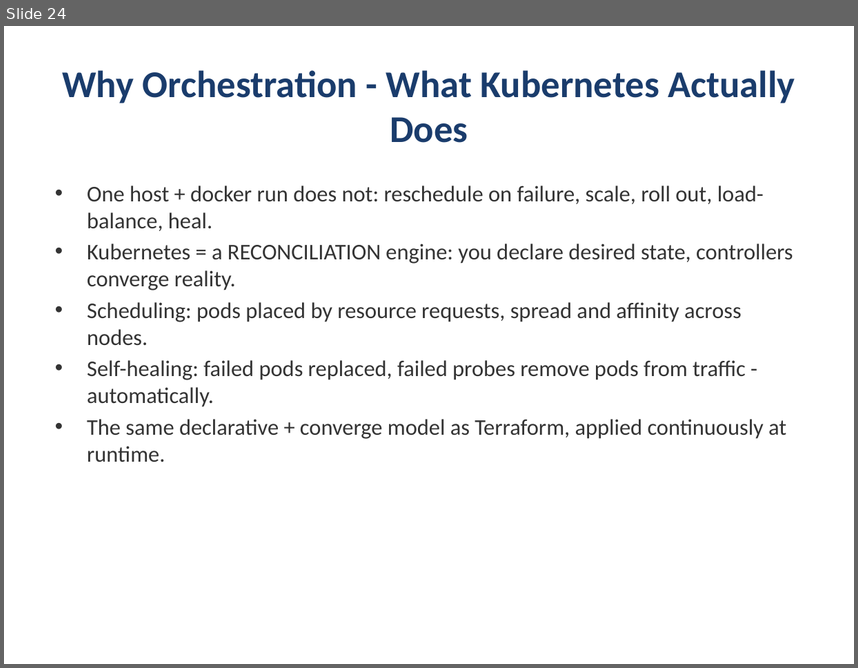
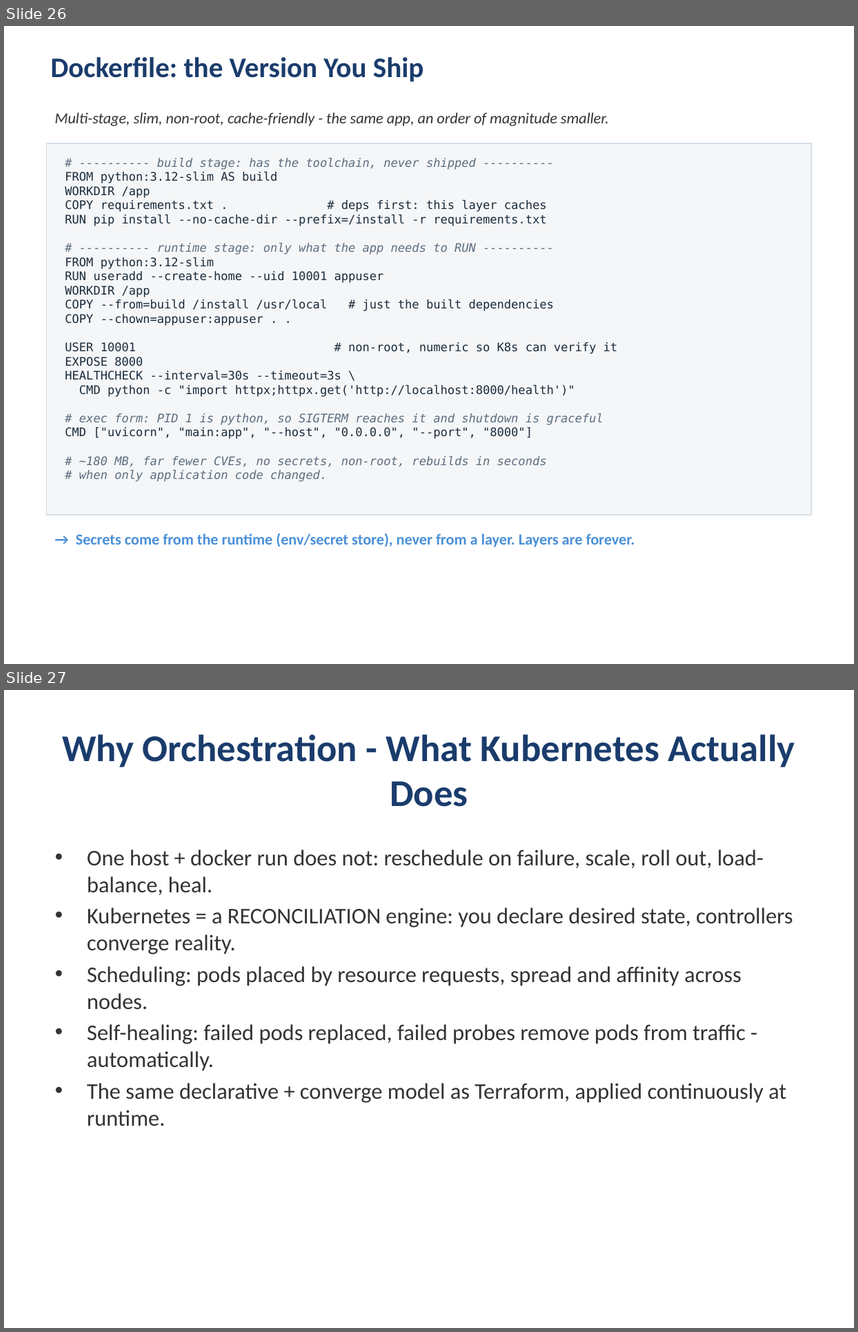
Before and after one commit to kumbulanit/devopsplaformngr, a slide deck: slides/DevOps-PlatformEngineering-Day2.pptx. Shown one above the other, each under a label of ours: slide 24 before the commit, slides 26 and 27 after it. The pictures are 858x668 and 858x1332 pixels, drawn with LibreOffice and Linux fonts; fonts in the diff are those of the drawing. Boxes give left, top, right and bottom in pixels: in the first picture for what was removed or moved away, otherwise in the second. Text is boxed around its words. In the diff, an @@ line names an element or a change of style, - is before the commit and + after.

```diff
--- a/slides/DevOps-PlatformEngineering-Day2.pptx
+++ b/slides/DevOps-PlatformEngineering-Day2.pptx
@@ slide 26 added at box(4, 26, 854, 664), background #FFFFFF @@
@@ text added at box(51, 57, 424, 82), 24 pt, text #1A3C6C, bold @@
+Dockerfile: the Version You Ship
@@ text added at box(55, 112, 609, 126), 13 pt, text #333333, italic @@
+Multi-stage, slim, non-root, cache-friendly - the same app, an order of magnitude smaller.
@@ rectangle added at box(47, 143, 811, 515), fill #F4F6F8, outline #D5DDE5 1 pt @@
@@ text added at box(65, 158, 618, 481), 10 pt, text #1B2B3A @@
+# ---------- build stage: has the toolchain, never shipped ----------
+FROM python:3.12-slim AS build
+WORKDIR /app
+COPY requirements.txt . # deps first: this layer caches
+RUN pip install --no-cache-dir --prefix=/install -r requirements.txt
+# ---------- runtime stage: only what the app needs to RUN ----------
+FROM python:3.12-slim
+RUN useradd --create-home --uid 10001 appuser
+WORKDIR /app
+COPY --from=build /install /usr/local # just the built dependencies
+COPY --chown=appuser:appuser . .
+USER 10001 # non-root, numeric so K8s can verify it
+EXPOSE 8000
+HEALTHCHECK --interval=30s --timeout=3s \
+CMD python -c "import httpx;httpx.get('http://localhost:8000/health')"
+# exec form: PID 1 is python, so SIGTERM reaches it and shutdown is graceful
+CMD ["uvicorn", "main:app", "--host", "0.0.0.0", "--port", "8000"]
+# ~180 MB, far fewer CVEs, no secrets, non-root, rebuilds in seconds
+# when only application code changed.
@@ text added at box(76, 532, 635, 547), 13 pt, text #4A90D9, bold @@
+→ Secrets come from the runtime (env/secret store), never from a layer. Layers are forever.
@@ what was slide 24 is now slide 27 @@
```
Also in this commit, not shown: 21 other slides added, 1 other file.
